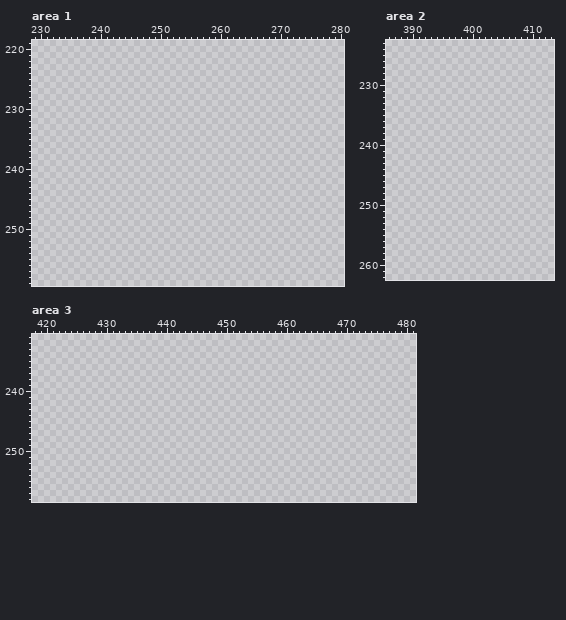
File history of a pixel-art file, assets/gfx/world/World Tileset.aseprite. Above: the version before the commit.
640x360 pixels, 1 frame. Colours within 5 levels of each other are drawn and written as one. Shown: area 1: x 229..280, y 219..259; area 2: x 386..413, y 223..262; area 3: x 418..481, y 231..258. The commit also changed other parts of the picture, which this record leaves out.
And afterwards:
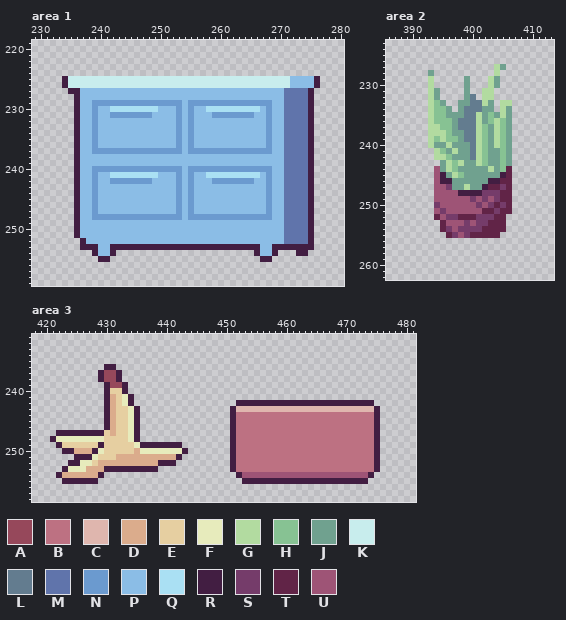
Palette (. is transparent): A #96485b  B #bd7182  C #dfb6ae  D #dbac8c  E #e6cfa1  F #e7ebbc  G #b2dba0  H #87c293  J #70a18f  K #c8eded  L #637c8f  M #6074ab  N #6b9acf  P #8bbde6  Q #aae0f3  R #421e42  S #753c6a  T #612447  U #9e5476
Edits made:
--- area 1, layer "FG Tiles"
@@ x 229..280 @@
 224 ....................................................
-225 ....................................................
-226 ....................................................
-227 ....................................................
-228 ....................................................
-229 ....................................................
-230 ....................................................
-231 ....................................................
-232 ....................................................
-233 ....................................................
-234 ....................................................
-235 ....................................................
-236 ....................................................
-237 ....................................................
-238 ....................................................
-239 ....................................................
-240 ....................................................
-241 ....................................................
-242 ....................................................
-243 ....................................................
-244 ....................................................
-245 ....................................................
-246 ....................................................
-247 ....................................................
-248 ....................................................
-249 ....................................................
-250 ....................................................
-251 ....................................................
-252 ....................................................
-253 ....................................................
-254 ....................................................
-255 ....................................................
+225 .....RKKKKKKKKKKKKKKKKKKKKKKKKKKKKKKKKKKKKKPPPPR....
+226 .....RKKKKKKKKKKKKKKKKKKKKKKKKKKKKKKKKKKKKKPPPPR....
+227 ......RRPPPPPPPPPPPPPPPPPPPPPPPPPPPPPPPPPPMMMMR.....
+228 .......RPPPPPPPPPPPPPPPPPPPPPPPPPPPPPPPPPPMMMMR.....
+229 .......RPPNNNNNNNNNNNNNNNPNNNNNNNNNNNNNNPPMMMMR.....
+230 .......RPPNPPQQQQQQQQPPPNPNPPQQQQQQQQQPNPPMMMMR.....
+231 .......RPPNPPNNNNNNNPPPPNPNPPPNNNNNNNPPNPPMMMMR.....
+232 .......RPPNPPPPPPPPPPPPPNPNPPPPPPPPPPPPNPPMMMMR.....
+233 .......RPPNPPPPPPPPPPPPPNPNPPPPPPPPPPPPNPPMMMMR.....
+234 .......RPPNPPPPPPPPPPPPPNPNPPPPPPPPPPPPNPPMMMMR.....
+235 .......RPPNPPPPPPPPPPPPPNPNPPPPPPPPPPPPNPPMMMMR.....
+236 .......RPPNPPPPPPPPPPPPPNPNPPPPPPPPPPPPNPPMMMMR.....
+237 .......RPPNNNNNNNNNNNNNNNPNNNNNNNNNNNNNNPPMMMMR.....
+238 .......RPPPPPPPPPPPPPPPPPPPPPPPPPPPPPPPPPPMMMMR.....
+239 .......RPPPPPPPPPPPPPPPPPPPPPPPPPPPPPPPPPPMMMMR.....
+240 .......RPPNNNNNNNNNNNNNNNPNNNNNNNNNNNNNNPPMMMMR.....
+241 .......RPPNPPQQQQQQQQPPPNPNPPQQQQQQQQQPNPPMMMMR.....
+242 .......RPPNPPNNNNNNNPPPPNPNPPPNNNNNNNPPNPPMMMMR.....
+243 .......RPPNPPPPPPPPPPPPPNPNPPPPPPPPPPPPNPPMMMMR.....
+244 .......RPPNPPPPPPPPPPPPPNPNPPPPPPPPPPPPNPPMMMMR.....
+245 .......RPPNPPPPPPPPPPPPPNPNPPPPPPPPPPPPNPPMMMMR.....
+246 .......RPPNPPPPPPPPPPPPPNPNPPPPPPPPPPPPNPPMMMMR.....
+247 .......RPPNPPPPPPPPPPPPPNPNPPPPPPPPPPPPNPPMMMMR.....
+248 .......RPPNNNNNNNNNNNNNNNPNNNNNNNNNNNNNNPPMMMMR.....
+249 .......RPPPPPPPPPPPPPPPPPPPPPPPPPPPPPPPPPPMMMMR.....
+250 .......RPPPPPPPPPPPPPPPPPPPPPPPPPPPPPPPPPPMMMMR.....
+251 .......RPPPPPPPPPPPPPPPPPPPPPPPPPPPPPPPPPPMMMMR.....
+252 ........RPPPPPPPPPPPPPPPPPPPPPPPPPPPPPPPPPMMMMR.....
+253 ........RRRPPRRRRRRRRRRRRRRRRRRRRRRRRRPPRRRRRRR.....
+254 ..........RPPR.......................RPPR...RR......
+255 ...........RR.........................RR............
 256 ....................................................
--- area 2, layer "FG Tiles"
@@ x 391..408 @@
 226 ..................
-227 ..................
-228 ..................
-229 ..................
-230 ..................
-231 ..................
-232 ..................
-233 ..................
-234 ..................
-235 ..................
-236 ..................
-237 ..................
-238 ..................
-239 ..................
-240 ..................
-241 ..................
-242 ..................
-243 ..................
-244 ..................
-245 ..................
-246 ..................
-247 ..................
-248 ..................
-249 ..................
-250 ..................
-251 ..................
-252 ..................
-253 ..................
-254 ..................
-255 ..................
+227 .............GJ...
+228 ..J..........G....
+229 ..G.....J...GJ....
+230 ..G.....J...GJ....
+231 ..GJ....J..GG.....
+232 ..GJ....JL.GG.....
+233 ..GHJ..JJLLGJ.GG..
+234 ..GHHJ.JLLLJJ.GJ..
+235 ..GHHJJJLLGJHJGJ..
+236 ..GHHHJLLLGJHGHJ..
+237 ..GGHHJLLLGHJGHJ..
+238 ..GGGHJJLLGHJGHJ..
+239 ..GHGHHJLLGHJGHJ..
+240 ..GJJGJJJLGHJGHJ..
+241 ...GHJGJJLGHJJHJ..
+242 ...GGHJJJLGHJJHJ..
+243 ....JGHGJJGHJJHJ..
+244 ...UJGHJJJJJGJHT..
+245 ...URJGHJJJJJJRT..
+246 ...URRJJJJJJRRTT..
+247 ...UUSJJGJJRTTST..
+248 ...UUUURRRRSSSTT..
+249 ...UUUUUUSUSUSTT..
+250 ...SUUUUUUSUSTST..
+251 ...USUUUUUUTTSTT..
+252 ...TUSSTTTSSSTT...
+253 ....TUUUSUSSTTT...
+254 ....TSUSSSSTTTT...
+255 .....TSUSTTTTT....
 256 ..................
--- area 3, layer "FG Tiles"
@@ x 418..481 @@
 235 ................................................................
-236 ................................................................
-237 ................................................................
-238 ................................................................
-239 ................................................................
-240 ................................................................
-241 ................................................................
-242 ................................................................
-243 ................................................................
-244 ................................................................
-245 ................................................................
-246 ................................................................
-247 ................................................................
-248 ................................................................
-249 ................................................................
-250 ................................................................
-251 ................................................................
-252 ................................................................
-253 ................................................................
-254 ................................................................
-255 ................................................................
+236 ............RR..................................................
+237 ...........RAAR.................................................
+238 ...........RAAR.................................................
+239 ............RAAR................................................
+240 ............REER................................................
+241 ............RDEFR...............................................
+242 ............RDEFR.................RRRRRRRRRRRRRRRRRRRRRRR.......
+243 ............RDEEFR...............RCCCCCCCCCCCCCCCCCCCCCCCR......
+244 ............RDEEFR...............RBBBBBBBBBBBBBBBBBBBBBBBR......
+245 ............RDEEFR...............RBBBBBBBBBBBBBBBBBBBBBBBR......
+246 ............RDEEFR...............RBBBBBBBBBBBBBBBBBBBBBBBR......
+247 ....RRRRRRRREDEEFR...............RBBBBBBBBBBBBBBBBBBBBBBBR......
+248 ...RFFFFFFFFEEEEFR...............RBBBBBBBBBBBBBBBBBBBBBBBR......
+249 ....REEEEEEREEEEEFRRRRRRR........RBBBBBBBBBBBBBBBBBBBBBBBR......
+250 .....RRDDDRFEEEEEDFFFFFFFR.......RBBBBBBBBBBBBBBBBBBBBBBBR......
+251 .......RRRFEEEDDDDDDDDDDR........RBBBBBBBBBBBBBBBBBBBBBBBR......
+252 ......RRFFEDDDDDDDDDDRRR.........RBBBBBBBBBBBBBBBBBBBBBBBR......
+253 .....RFFFDDDRRRRRRRRR............RBBBBBBBBBBBBBBBBBBBBBBBR......
+254 ....RDDDDDDR......................RUUUUUUUUUUUUUUUUUUUUUR.......
+255 .....RRRRRR........................RRRRRRRRRRRRRRRRRRRRR........
 256 ................................................................
